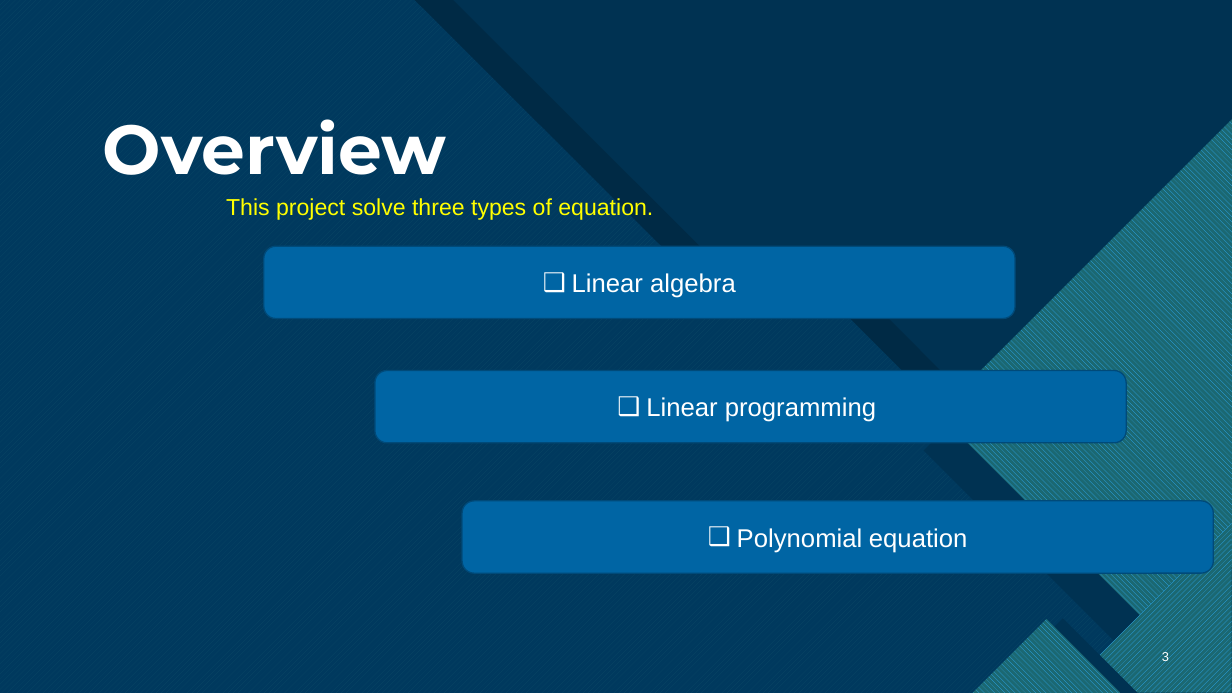
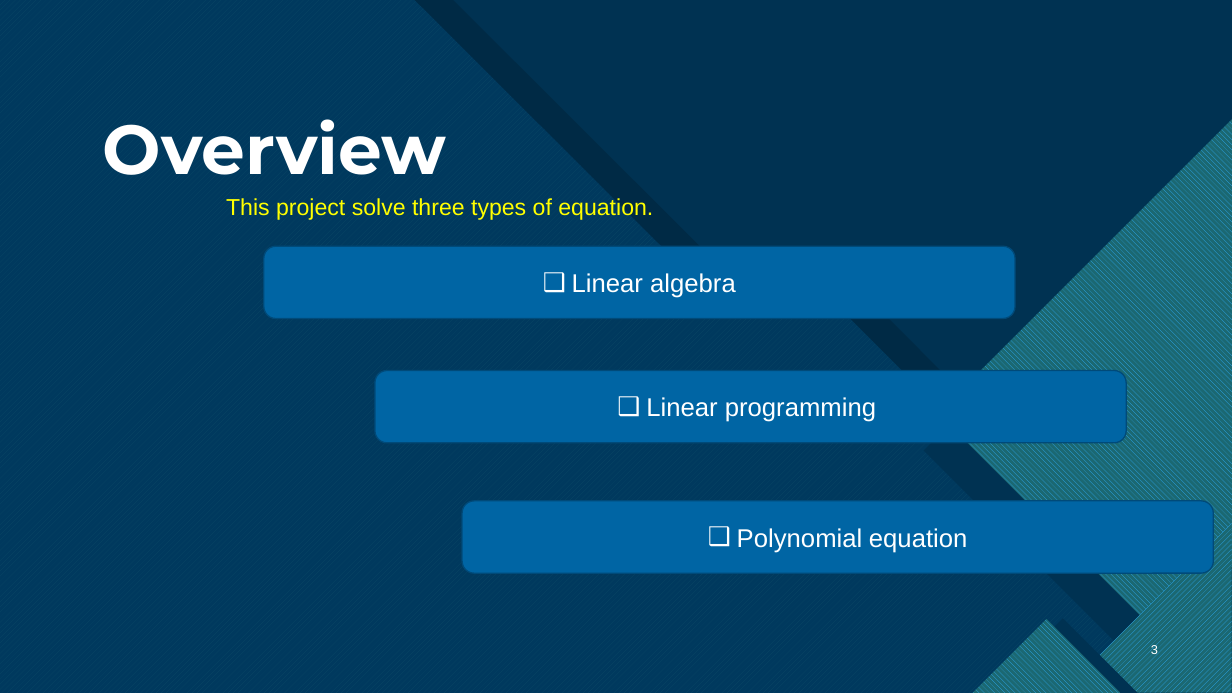
Before and after one commit to mdSakibAlHasan/Mobile_banking, a slide deck: slide 3 of SOFTWARE PROJECT LAB-1.pptx. Drawn at 1232x693 pixels with LibreOffice and Linux fonts; fonts in the diff are those of the drawing. Boxes give left, top, right and bottom in pixels: in the first picture for what was removed or moved away, otherwise in the second. Text is boxed around its words. In the diff, an @@ line names an element or a change of style, - is before the commit and + after.

```diff
--- a/SOFTWARE PROJECT LAB-1.pptx
+++ b/SOFTWARE PROJECT LAB-1.pptx
@@ page number rewrapped from <box>1162,651,1169,664</box> to <box>1151,645,1158,654</box> @@
```
Also in this commit, not shown: 4 other slides changed, 1 slide added, 2 slides removed.
